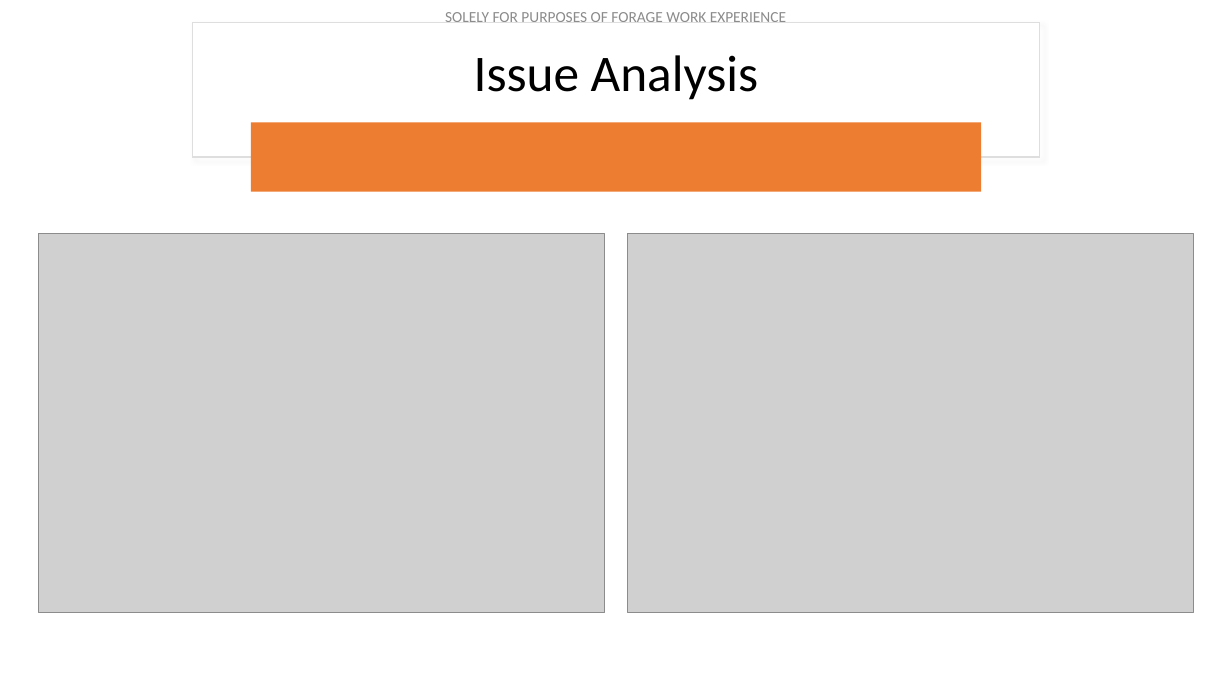
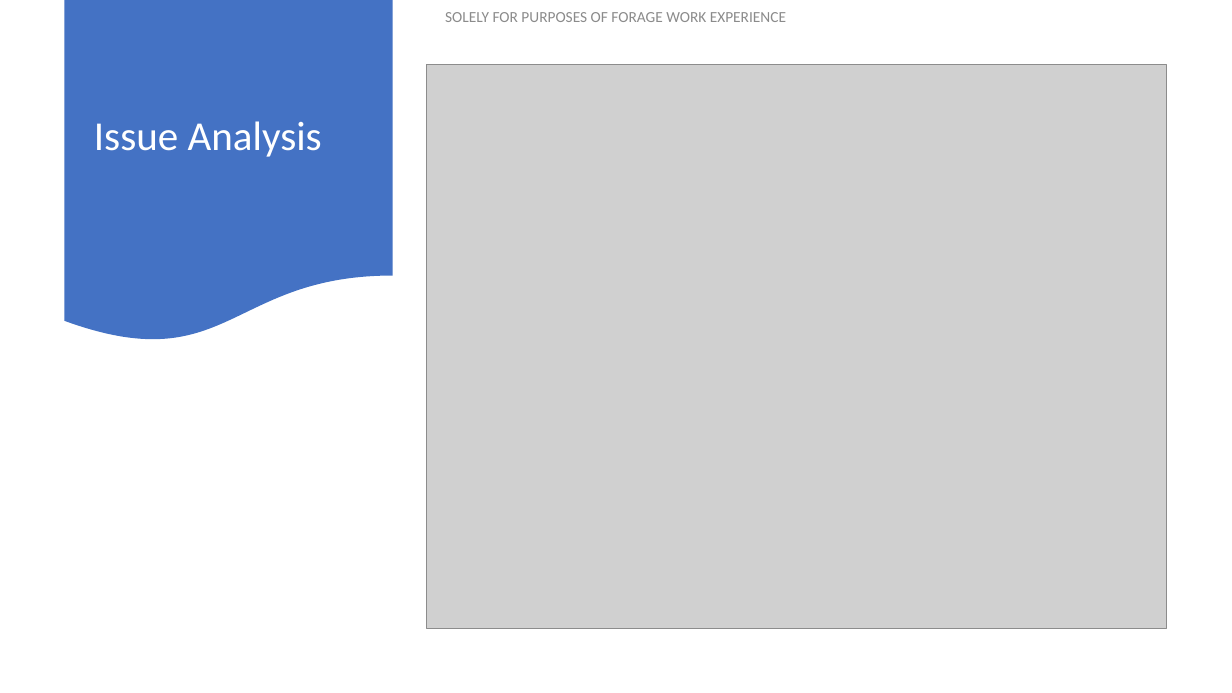
Before and after one commit to Himasnhu-AT/Virtual-Internship---BA--DS, a slide deck: slide 4 of Task 1/Report 1.pptx (slide 3 before the commit). Drawn at 1232x693 pixels with LibreOffice and Linux fonts; fonts in the diff are those of the drawing; grey boxes stand for pictures. Boxes give left, top, right and bottom in pixels: in the first picture for what was removed or moved away, otherwise in the second. Text is boxed around its words. In the diff, an @@ line names an element or a change of style, - is before the commit and + after.

```diff
--- a/Task 1/Report 1.pptx
+++ b/Task 1/Report 1.pptx
@@ flow chart document added at <box>65,0,393,344</box>, fill #4472C4 @@
@@ title "Issue Analysis": place and size @@
-title "Issue Analysis" at <box>474,55,759,100</box>
+title "Issue Analysis" at <box>94,121,322,157</box>
@@ title "Issue Analysis" at <box>94,121,322,157</box>: size 40 to 32 pt, text colour #000000 to #FFFFFF; alignment centre to left @@
@@ rectangle removed at <box>192,22,1040,157</box> @@
@@ picture: place and size @@
-picture at <box>39,234,604,613</box>
+picture at <box>427,65,1166,628</box>
@@ rounded rectangle removed at <box>251,122,982,191</box> @@
@@ picture removed at <box>628,234,1193,613</box> @@
```
Also in this commit, not shown: 1 slide added, 3 other files.
